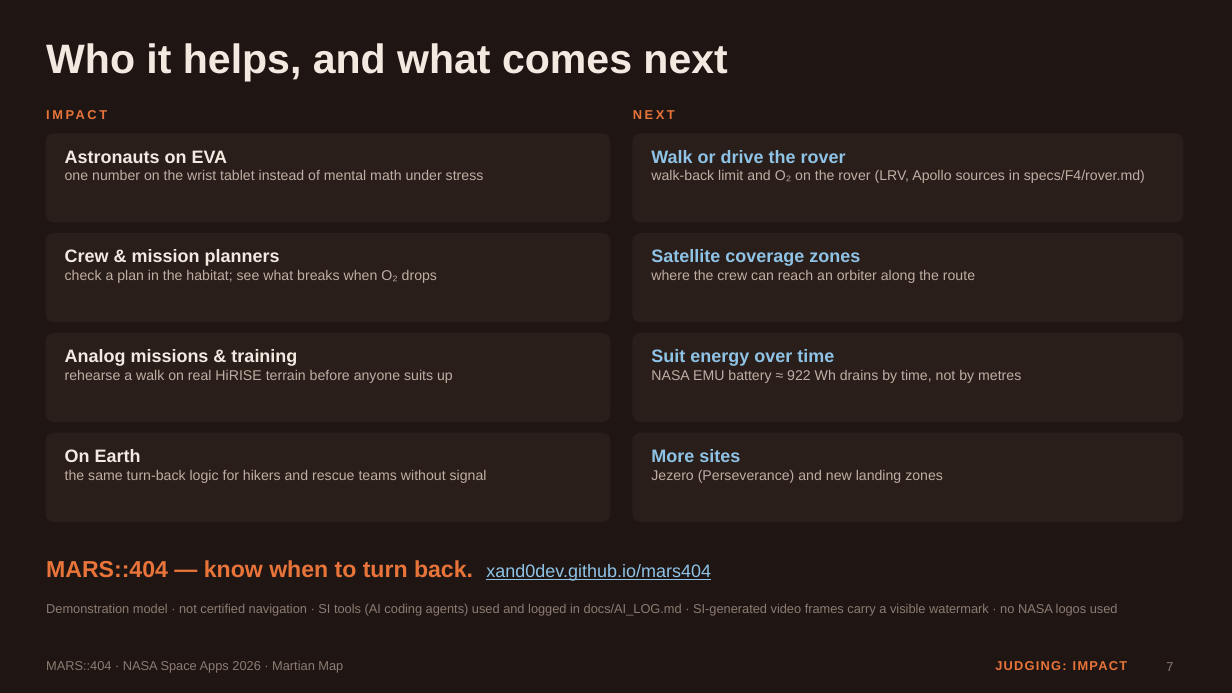
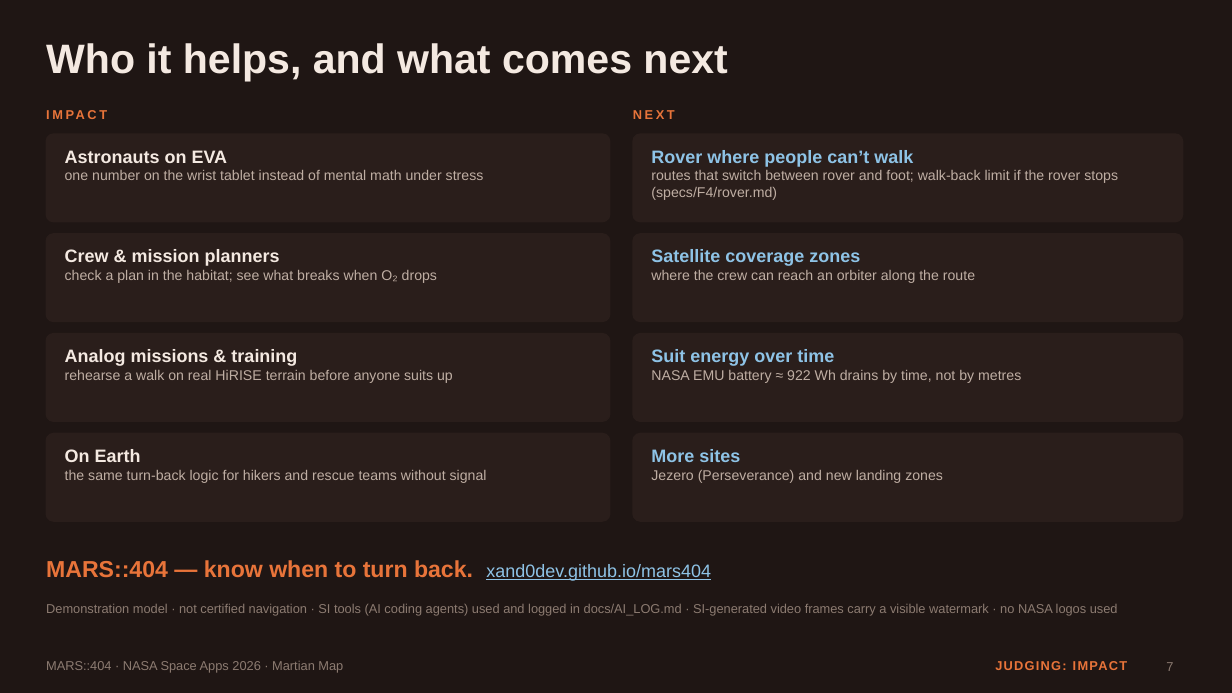
Before and after one commit to xand0dev/mars404, a slide deck: slide 7 of docs/demo/MARS404_slides.pptx. Drawn at 1232x693 pixels with LibreOffice and Linux fonts; fonts in the diff are those of the drawing. Boxes give left, top, right and bottom in pixels: in the first picture for what was removed or moved away, otherwise in the second. Text is boxed around its words. In the diff, an @@ line names an element or a change of style, - is before the commit and + after.

```diff
--- a/docs/demo/MARS404_slides.pptx
+++ b/docs/demo/MARS404_slides.pptx
@@ text at bbox=[651, 150, 1118, 200]: text changed @@
-Walk or drive the rover
-walk-back limit and O₂ on the rover (LRV, Apollo sources in specs/F4/rover.md)
+Rover where people can’t walk
+routes that switch between rover and foot; walk-back limit if the rover stops (specs/F4/rover.md)
```
Also in this commit, not shown: 2 other slides changed, 5 other files.
